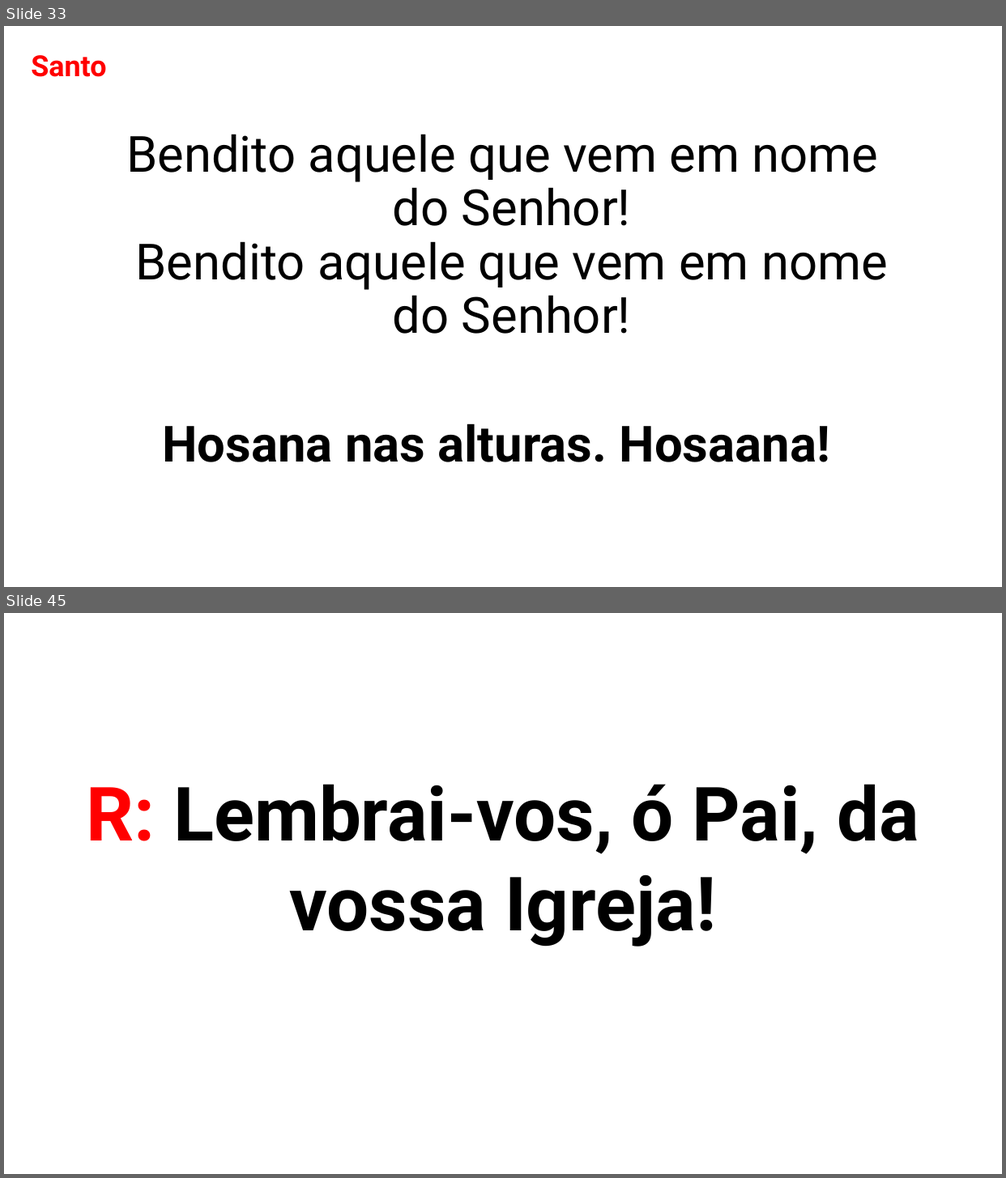
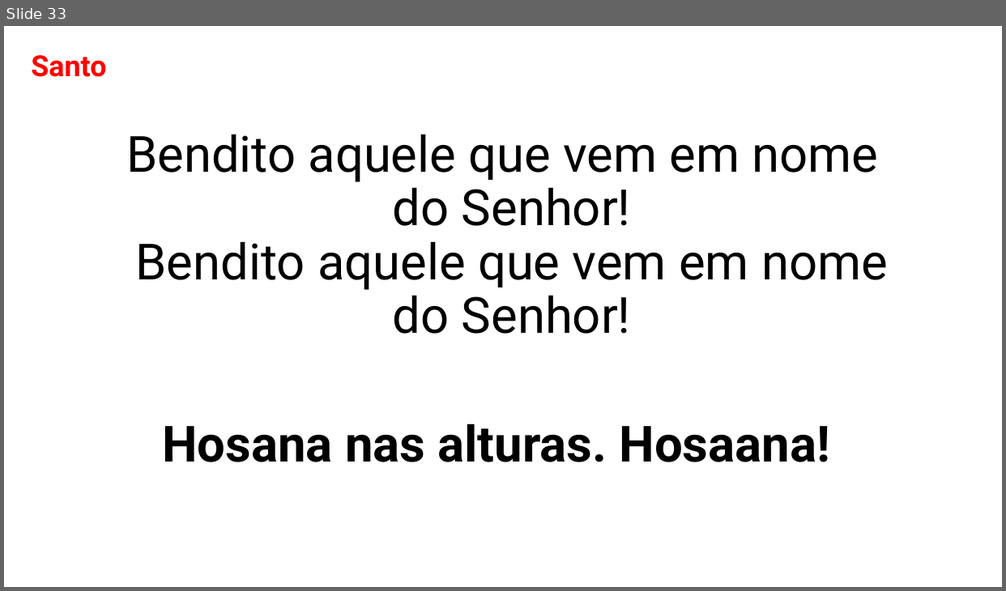
Before and after one commit to PHGodoyCosta/pallotti-slides, a slide deck: src/pallotti_slides/resources/template/mass_template.pptx. Shown one above the other, each under a label of ours: slides 33 and 45 before the commit, slide 33 after it; the slides between them are not shown. The pictures are 1006x1178 and 1006x591 pixels, drawn with LibreOffice and Linux fonts; fonts in the diff are those of the drawing. Boxes give left, top, right and bottom in pixels: in the first picture for what was removed or moved away, otherwise in the second. Text is boxed around its words. In the diff, an @@ line names an element or a change of style, - is before the commit and + after.

```diff
--- a/src/pallotti_slides/resources/template/mass_template.pptx
+++ b/src/pallotti_slides/resources/template/mass_template.pptx
@@ slide 45 removed at [4, 613, 1002, 1174], background #FFFFFF @@
@@ text removed at [86, 784, 919, 947] @@
-R: Lembrai-vos, ó Pai, da vossa Igreja!
```
Also in this commit, not shown: 30 other slides removed, 20 other files.
